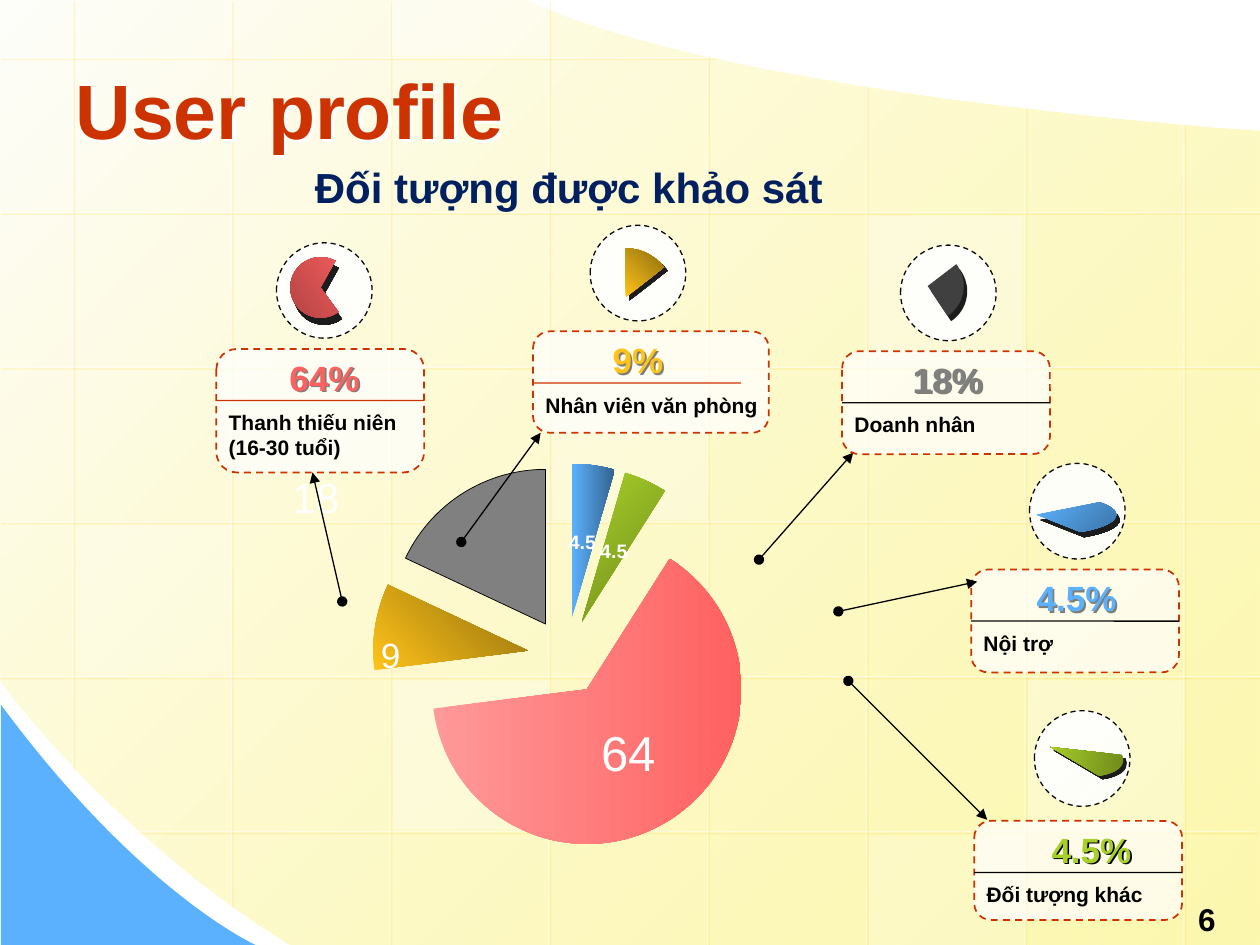
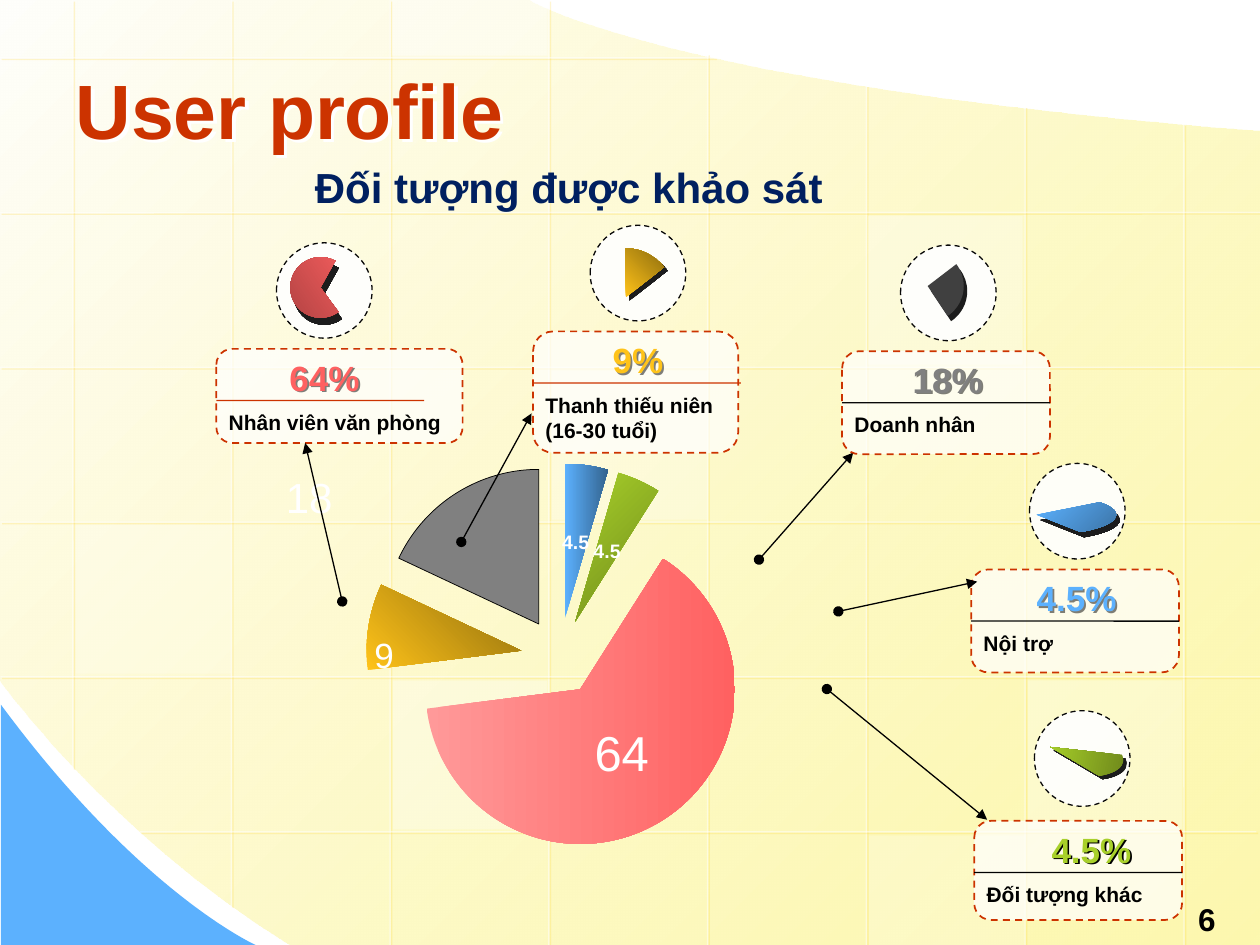
Before and after one commit to wycon/tkgd2008, a slide deck: slide 6 of PA4/4. Slide/WARM.pptx. Drawn at 1260x945 pixels with LibreOffice and Linux fonts; fonts in the diff are those of the drawing; background and template pictures are left out. Boxes give left, top, right and bottom in pixels: in the first picture for what was removed or moved away, otherwise in the second. Text is boxed around its words. In the diff, an @@ line names an element or a change of style, - is before the commit and + after.

```diff
--- a/PA4/4. Slide/WARM.pptx
+++ b/PA4/4. Slide/WARM.pptx
@@ rounded rectangle: place and size @@
-rounded rectangle at bbox=[217, 349, 425, 472]
+rounded rectangle at bbox=[217, 349, 462, 444]
@@ rounded rectangle: place and size @@
-rounded rectangle at bbox=[533, 331, 769, 432]
+rounded rectangle at bbox=[533, 331, 738, 452]
@@ pie chart: place and size @@
-pie chart at bbox=[233, 368, 898, 945]
+pie chart at bbox=[227, 368, 892, 945]
@@ text "Thanh thiếu niên (16-30 tuổi)": place and size @@
-text "Thanh thiếu niên (16-30 tuổi)" at bbox=[229, 414, 396, 460]
+text "Thanh thiếu niên (16-30 tuổi)" at bbox=[545, 397, 713, 442]
@@ text "Nhân viên văn phòng": place and size @@
-text "Nhân viên văn phòng" at bbox=[545, 397, 757, 417]
+text "Nhân viên văn phòng" at bbox=[229, 414, 441, 435]
@@ double arrow moved from (461, 542) - (541, 433) to (461, 542) - (532, 413) @@
@@ double arrow moved from (343, 601) - (312, 472) to (343, 601) - (305, 444) @@
@@ double arrow moved from (848, 680) - (987, 820) to (827, 689) - (987, 820) @@
```
Also in this commit, not shown: 1 other slide changed, 2 other files.
